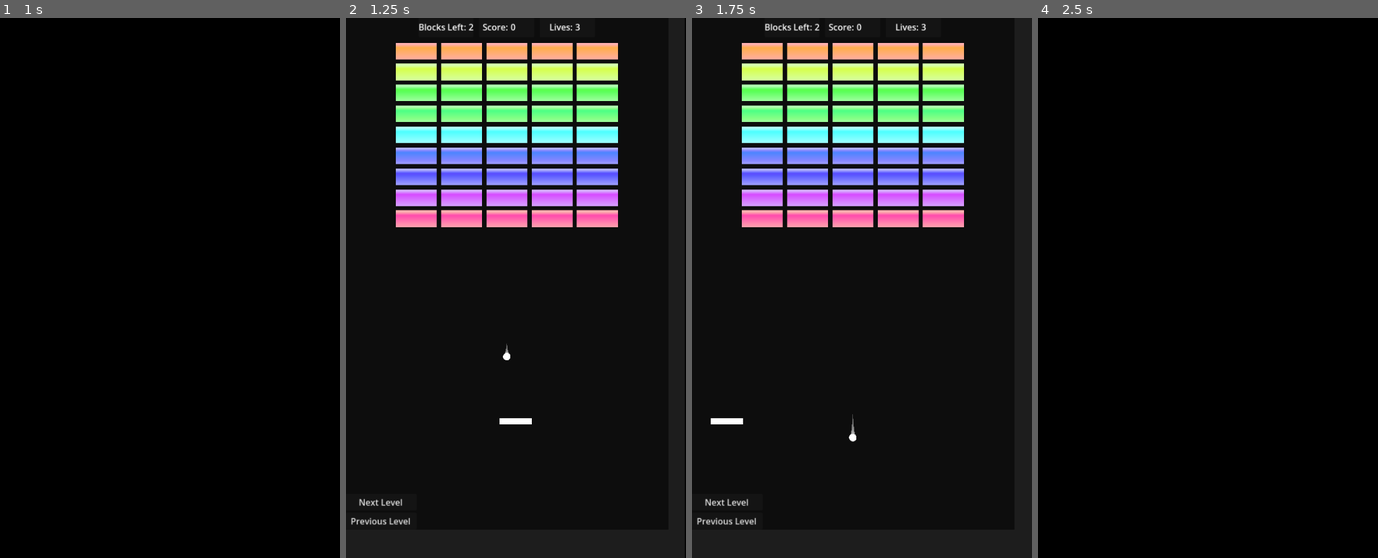
Above: before the commit, frames 1-4 (left to right).
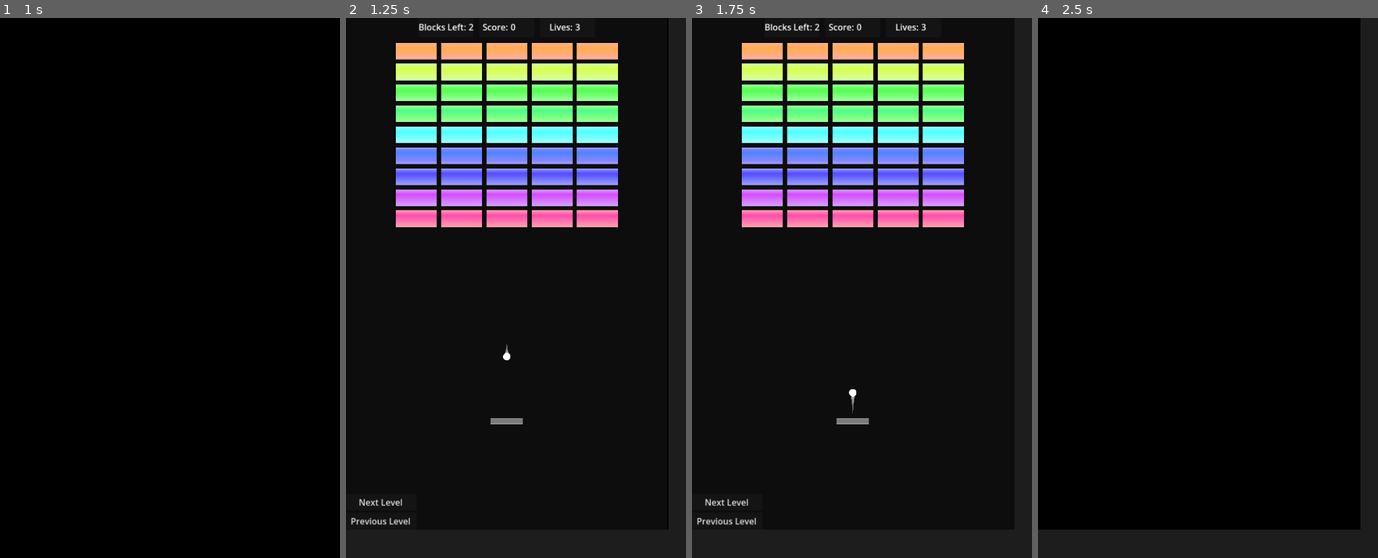
Above: after the commit, the same moments.

Repository: ProudFridge/Breakout
Game: Godot game, scene res://scenes/main_menu/main_menu.tscn
The game is run twice, just before and just after one commit, with the same random seed, the same clock (stepped at 60 frames per second) and the same inputs. Sound files missing from this copy of the repository are replaced by a short silence.
Inputs:
- Up to frame 1 (1 s): click "Start" at 0.5 s
- Up to frame 2 (1.25 s): no input
- Up to frame 3 (1.75 s): click "Next Level" at 1.25 s
- Up to frame 4 (2.5 s): click "Next Level" at 2 s

Frame 1 is identical in both runs. In frame 2, 2.9% of the frame differs, in the area x 14-100%, y 0-100%; in frame 3, 2.8%; in frame 4, 10%, in the area x 0-100%, y 0-100%.

Commit message:
Add two more levels, make the ball reflect less/more depending on the paddle's velocity

Diff:
--- a/levels.json
+++ b/levels.json
@@ -46,16 +46,17 @@
 		{
 			"title": "3",
 			"blockGrid": [
-				["0","0","0","0","0","0","0"],
-				["0","1","1","1","1","1","0"],
-				["0","1","1","0","1","1","0"],
-				["0","1","1","0","1","1","0"],
-				["0","1","1","0","1","1","0"],
-				["0","1","0","0","0","1","0"],
-				["0","1","1","0","1","1","0"],
-				["0","1","1","0","1","1","0"],
-				["0","1","1","0","1","1","0"],
-				["0","1","1","1","1","1","0"]
+				["0","1","0","1","0","1","0","1","0","1","0"],
+				["1","1","1","1","1","1","1","1","1","1","1"],
+				["0","1","0","1","0","1","0","1","0","1","0"],
+				["1","1","1","1","1","1","1","1","1","1","1"],
+				["0","1","0","1","0","1","0","1","0","1","0"],
+				["1","1","1","1","1","1","1","1","1","1","1"],
+				["0","1","0","1","0","1","0","1","0","1","0"],
+				["1","1","1","1","1","1","1","1","1","1","1"],
+				["0","1","0","1","0","1","0","1","0","1","0"],
+				["1","1","1","1","1","1","1","1","1","1","1"],
+				["0","1","0","1","0","1","0","1","0","1","0"],
 			]
 		}
 	],
@@ -76,5 +77,26 @@
 				["1","1","1","1","1","1","1","1","1","1","1","1","1","1"]
 			]
 		}
+	],
+	[
+		{
+			"title": "5",
+			"blockGrid": [
+				["1","1","1","1","1","1","1","1","1","1","1","1","1","1"],
+				["1","0","0","0","0","0","0","0","0","0","0","0","0","1"],
+				["1","0","1","1","1","1","1","1","1","1","1","1","0","1"],
+				["1","0","1","0","0","0","0","0","0","0","0","1","0","1"],
+				["1","0","1","0","1","1","1","1","1","1","0","1","0","1"],
+				["1","0","1","0","1","0","0","0","0","1","0","1","0","1"],
+				["1","0","1","0","1","0","1","1","0","1","0","1","0","1"],
+				["1","0","1","0","1","0","1","0","0","1","0","1","0","1"],
+				["1","0","1","0","1","0","1","0","0","1","0","1","0","1"],
+				["1","0","1","0","1","0","1","1","1","1","0","1","0","1"],
+				["1","0","1","0","1","0","0","0","0","0","0","1","0","1"],
+				["1","0","1","0","1","1","1","1","1","1","1","1","0","1"],
+				["1","0","1","0","0","0","0","0","0","0","0","0","0","1"],
+				["1","0","1","1","1","1","1","1","1","1","1","1","1","1"]
+			]
+		}
 	]
 ]
--- a/project.godot
+++ b/project.godot
@@ -82,6 +82,11 @@
 ]
 }
 
+[layer_names]
+
+2d_physics/layer_1="Block"
+2d_physics/layer_2="Ball"
+
 [physics]
 
 3d/physics_engine="Jolt Physics"
--- a/scenes/ball/ball.gd
+++ b/scenes/ball/ball.gd
@@ -9,6 +9,8 @@
 @onready var particle_timer: Timer = $CollisionParticles/ParticleTimer
 @onready var mesh_instance_2d: MeshInstance2D = $MeshInstance2D
 @onready var collision_shape_2d: CollisionShape2D = $CollisionShape2D
+
+const BALL: Resource = preload("uid://dpwwvkfv48suw")
 
 var initial_vector: Vector2 = Vector2(0,1)
 var initial_position: Vector2
@@ -45,8 +47,14 @@
 
 			if not isPiercing:
 				velocity = velocity.bounce(collision.get_normal())
+		elif body is Paddle:
+			var paddleVelocity: Vector2 = (body as Paddle).velocity
+
+			# Make the ball reflect less/more depending on the paddle's velocity
+			velocity = velocity.bounce(collision.get_normal().rotated(clamp(paddleVelocity.x, -0.1, 0.1)))
 		else:
 			velocity = velocity.bounce(collision.get_normal())
+
 
 func set_size(radius: float) -> void:
 	(mesh_instance_2d.mesh as SphereMesh).radius = radius
--- a/scenes/ball/ball.tscn
+++ b/scenes/ball/ball.tscn
@@ -42,6 +42,7 @@
 
 [node name="Ball" type="CharacterBody2D" unique_id=71320122]
 z_index = 1
+collision_layer = 2
 motion_mode = 1
 script = ExtResource("1_oqv3d")
 
--- a/scenes/block/block.tscn
+++ b/scenes/block/block.tscn
@@ -7,8 +7,8 @@
 size = Vector2(45, 15)
 
 [sub_resource type="Gradient" id="Gradient_c27ow"]
-offsets = PackedFloat32Array(0.004464286, 0.08035714, 0.29910713, 1)
-colors = PackedColorArray(0.66656864, 0.6665687, 0.66656864, 1, 0.71629757, 0.71629584, 0.71629614, 1, 0.29586664, 0.29586646, 0.29586664, 1, 0.6296749, 0.62967485, 0.6296742, 1)
+offsets = PackedFloat32Array(0.02232143, 0.08035714, 0.29910713, 1)
+colors = PackedColorArray(0.654232, 0.65423214, 0.6542318, 1, 0.5251021, 0.5251011, 0.525101, 1, 0.29586664, 0.29586646, 0.29586664, 1, 0.6296749, 0.62967485, 0.6296742, 1)
 
 [sub_resource type="GradientTexture2D" id="GradientTexture2D_2m7xh"]
 gradient = SubResource("Gradient_c27ow")
@@ -33,6 +33,7 @@
 font_color = Color(0, 0, 0, 1)
 
 [node name="Block" type="CharacterBody2D" unique_id=1082513130]
+collision_mask = 3
 motion_mode = 1
 script = ExtResource("1_c27ow")
 health = 1.0
--- a/scenes/paddle/paddle.gd
+++ b/scenes/paddle/paddle.gd
@@ -1,20 +1,20 @@
 extends CharacterBody2D
 class_name Paddle
 
-var SPEED: float = 500.0
+var SPEED: float = 300.0
 var oriSpeed: float = SPEED
 const maxTiltAngle: float = deg_to_rad(15)
 var tiltAccel: float = 2
 
 func _physics_process(delta: float) -> void:
 	# Get the input direction and handle the movement/deceleration.
-	#var direction: float= Input.get_axis("move_left", "move_right")
-	#if direction:
-		#velocity.x = direction * SPEED
-	#else:
-		#velocity.x = move_toward(velocity.x, 0, SPEED)
-	#
-	position.x = get_global_mouse_position().x
+	var direction: float= Input.get_axis("move_left", "move_right")
+	if direction:
+		velocity.x = direction * SPEED
+	else:
+		velocity.x = move_toward(velocity.x, 0, SPEED)
+
+	#position.x = get_global_mouse_position().x
 
 	# Handle the paddle tilt
 	if Input.is_action_pressed("tilt_right"):
--- a/scenes/paddle/paddle.tscn
+++ b/scenes/paddle/paddle.tscn
@@ -2,9 +2,22 @@
 
 [ext_resource type="Script" uid="uid://6bua83dj7est" path="res://scenes/paddle/paddle.gd" id="1_q5rgx"]
 [ext_resource type="PackedScene" uid="uid://dcf4uyw6i8nn6" path="res://scenes/components/dash_component/dash_component.tscn" id="2_2sa55"]
+[ext_resource type="Shader" uid="uid://c5sm1o3plmmgj" path="res://shaders/block.gdshader" id="2_gboxc"]
 
 [sub_resource type="RectangleShape2D" id="RectangleShape2D_eletc"]
 size = Vector2(60, 12)
+
+[sub_resource type="Gradient" id="Gradient_c27ow"]
+offsets = PackedFloat32Array(0.02232143, 0.08035714, 0.29910713, 1)
+colors = PackedColorArray(0.654232, 0.65423214, 0.6542318, 1, 0.5251021, 0.5251011, 0.525101, 1, 0.29586664, 0.29586646, 0.29586664, 1, 0.6296749, 0.62967485, 0.6296742, 1)
+
+[sub_resource type="GradientTexture2D" id="GradientTexture2D_2m7xh"]
+gradient = SubResource("Gradient_c27ow")
+fill_from = Vector2(1, 1)
+
+[sub_resource type="ShaderMaterial" id="ShaderMaterial_vmsrg"]
+shader = ExtResource("2_gboxc")
+shader_parameter/gradientTexture = SubResource("GradientTexture2D_2m7xh")
 
 [sub_resource type="QuadMesh" id="QuadMesh_q5rgx"]
 
@@ -16,6 +29,8 @@
 shape = SubResource("RectangleShape2D_eletc")
 
 [node name="MeshInstance2D" type="MeshInstance2D" parent="." unique_id=1066922579]
+modulate = Color(0.47788018, 0.47788012, 0.47788012, 1)
+material = SubResource("ShaderMaterial_vmsrg")
 scale = Vector2(60, 12)
 mesh = SubResource("QuadMesh_q5rgx")
 
--- a/scenes/singletons/SwitcherSingleton/switcher_singleton.gd
+++ b/scenes/singletons/SwitcherSingleton/switcher_singleton.gd
@@ -23,6 +23,7 @@
 		var canvasLayer: CanvasLayer = CanvasLayer.new()
 		var transitionRect: TransitionRect = TransitionRect.new(0.5)
 		canvasLayer.add_child(transitionRect)
+		canvasLayer.follow_viewport_enabled = true
 
 		transitionRect.set_shader(TransitionRect.TRANSITION_SHADER.get("HORIZONTAL"))
 		transitionRect.startTransitionDone.connect(SwitcherSingleton.switch_from_to.bind("res://scenes/arena/arena.tscn"))
